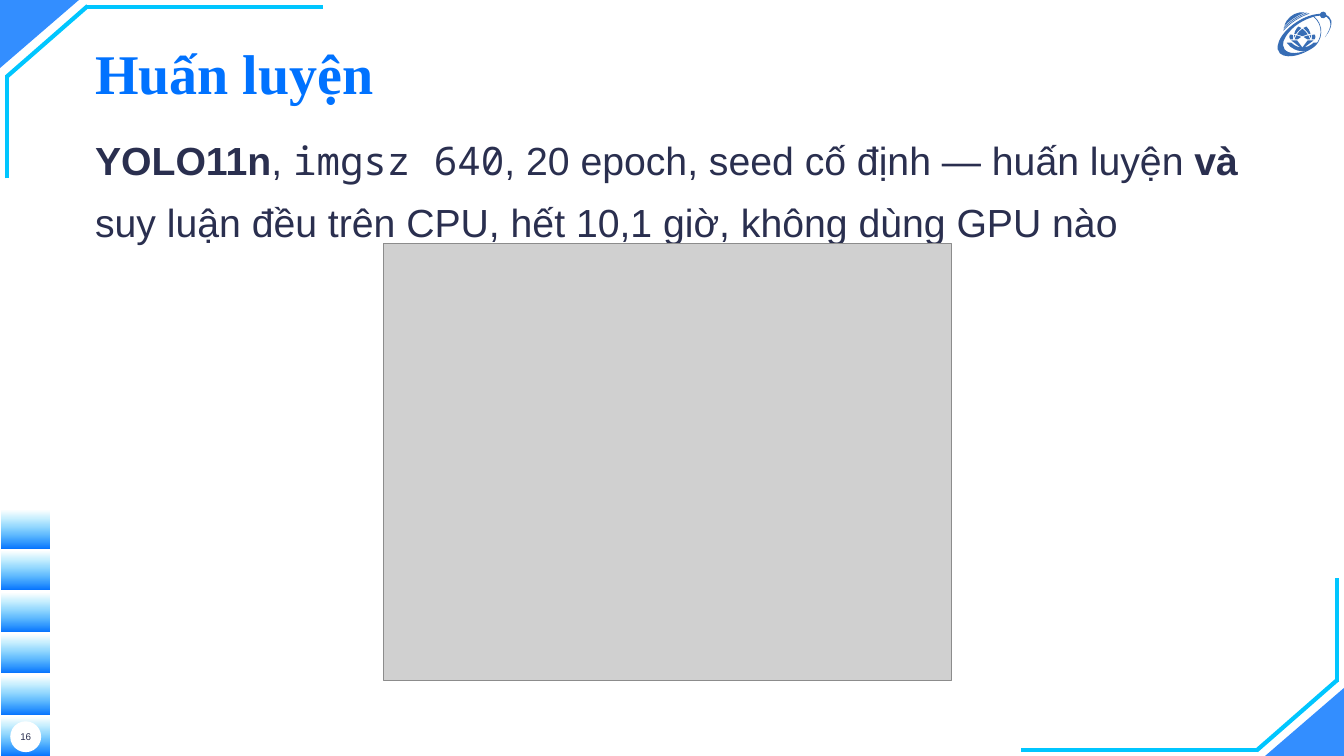
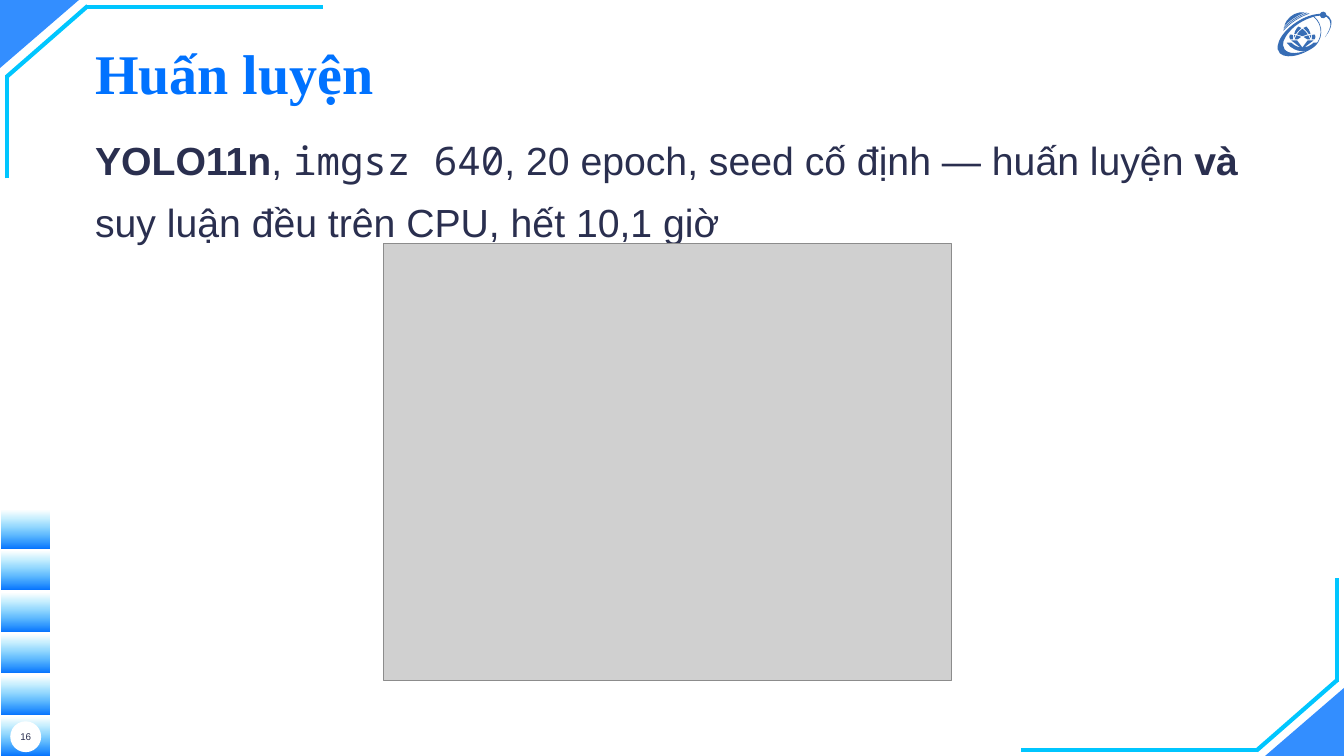
Before and after one commit to hieunguyen2604/alpr-do-an-mon-hoc, a slide deck: slide 16 of docs/slides/slides.pptx. Drawn at 1344x756 pixels with LibreOffice and Linux fonts; fonts in the diff are those of the drawing; grey boxes stand for pictures; background and template pictures are left out. Boxes give left, top, right and bottom in pixels: in the first picture for what was removed or moved away, otherwise in the second. Text is boxed around its words. In the diff, an @@ line names an element or a change of style, - is before the commit and + after.

```diff
--- a/docs/slides/slides.pptx
+++ b/docs/slides/slides.pptx
@@ text at bbox=[95, 145, 1238, 245]: text changed @@
-YOLO11n, imgsz 640, 20 epoch, seed cố định — huấn luyện và suy luận đều trên CPU, hết 10,1 giờ, không dùng GPU nào
+YOLO11n, imgsz 640, 20 epoch, seed cố định — huấn luyện và suy luận đều trên CPU, hết 10,1 giờ
```
Also in this commit, not shown: 4 other slides changed, 8 other files.
